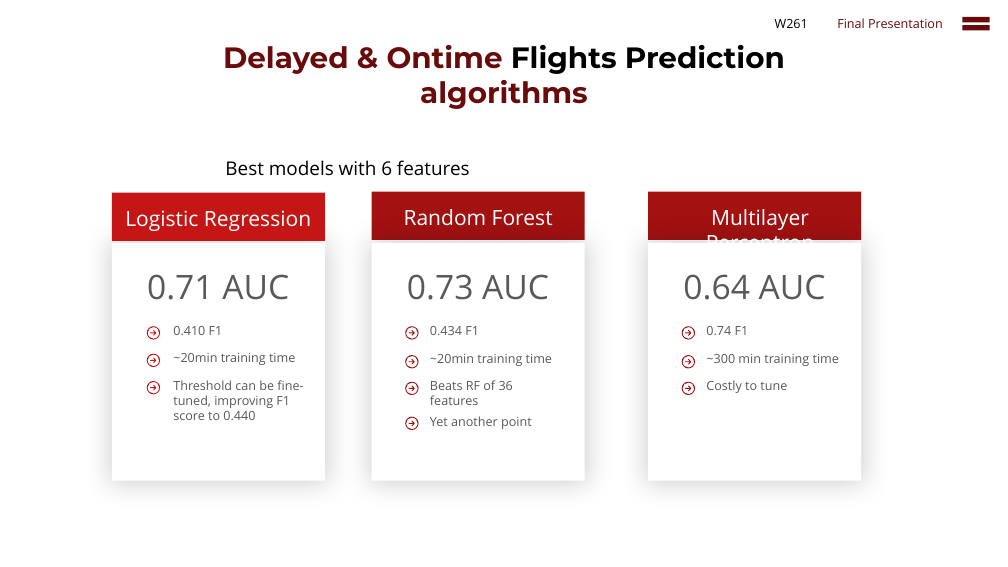
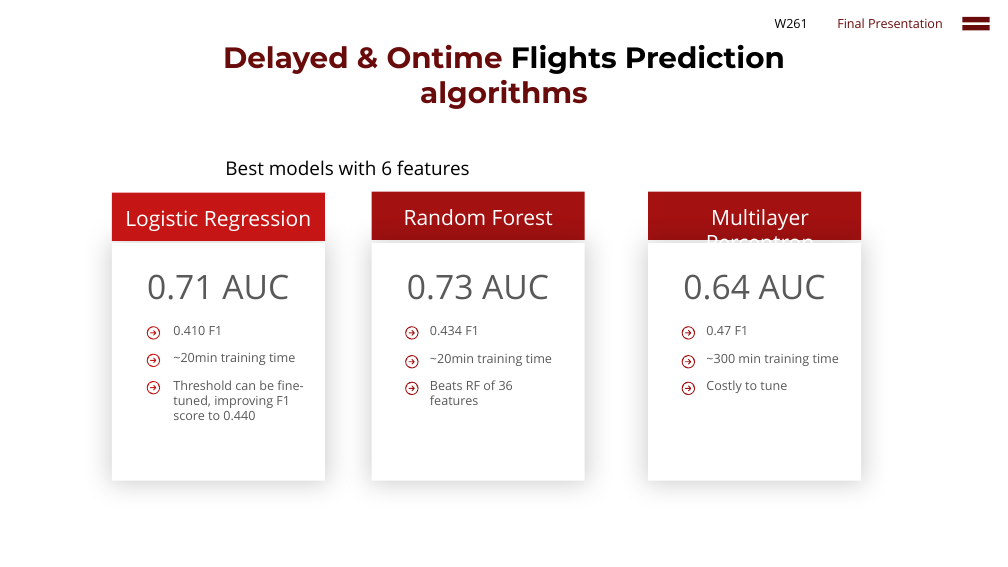
Before and after one commit to cbenge509/flightsontime, a slide deck: slide 32 of presentation/Delayed Flights Prediction - Final.pptx. Drawn at 1008x567 pixels with LibreOffice and Linux fonts; fonts in the diff are those of the drawing. Boxes give left, top, right and bottom in pixels: in the first picture for what was removed or moved away, otherwise in the second. Text is boxed around its words. In the diff, an @@ line names an element or a change of style, - is before the commit and + after.

```diff
--- a/presentation/Delayed Flights Prediction - Final.pptx
+++ b/presentation/Delayed Flights Prediction - Final.pptx
@@ text at bbox=[706, 326, 749, 335]: text changed @@
-0.74 F1
+0.47 F1
@@ freeform shape removed at bbox=[405, 417, 419, 430] @@
@@ text removed at bbox=[430, 416, 532, 429] @@
-Yet another point
```
Also in this commit, not shown: 2 other slides changed, 1 other file.
